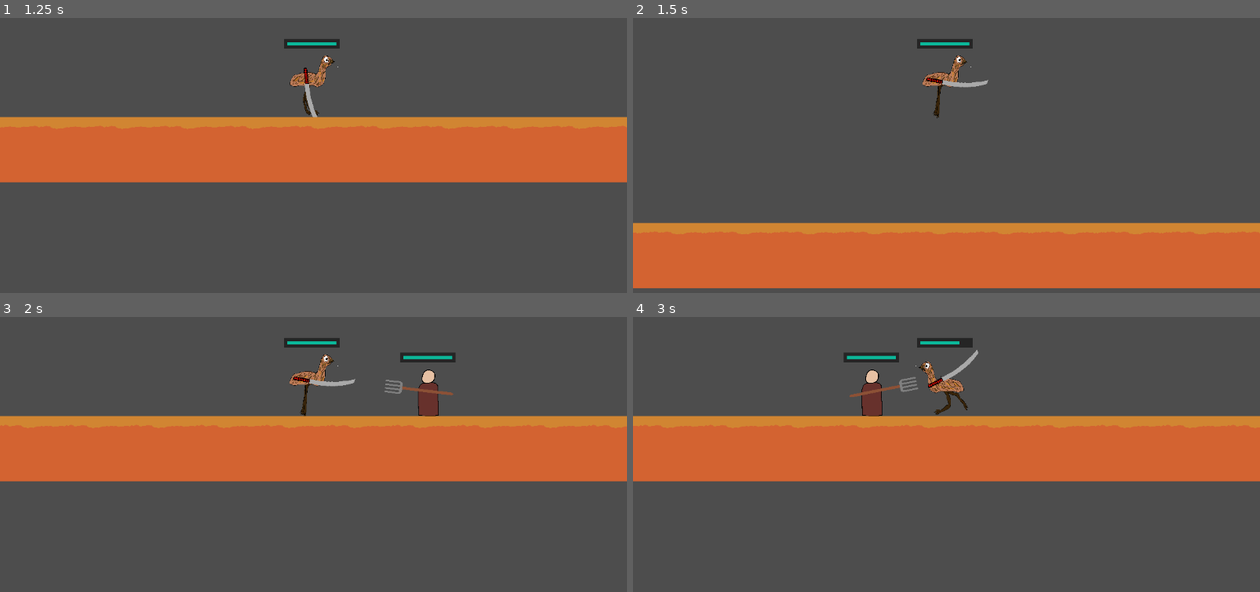
Above: before the commit, frames 1-4 (two rows, left to right).
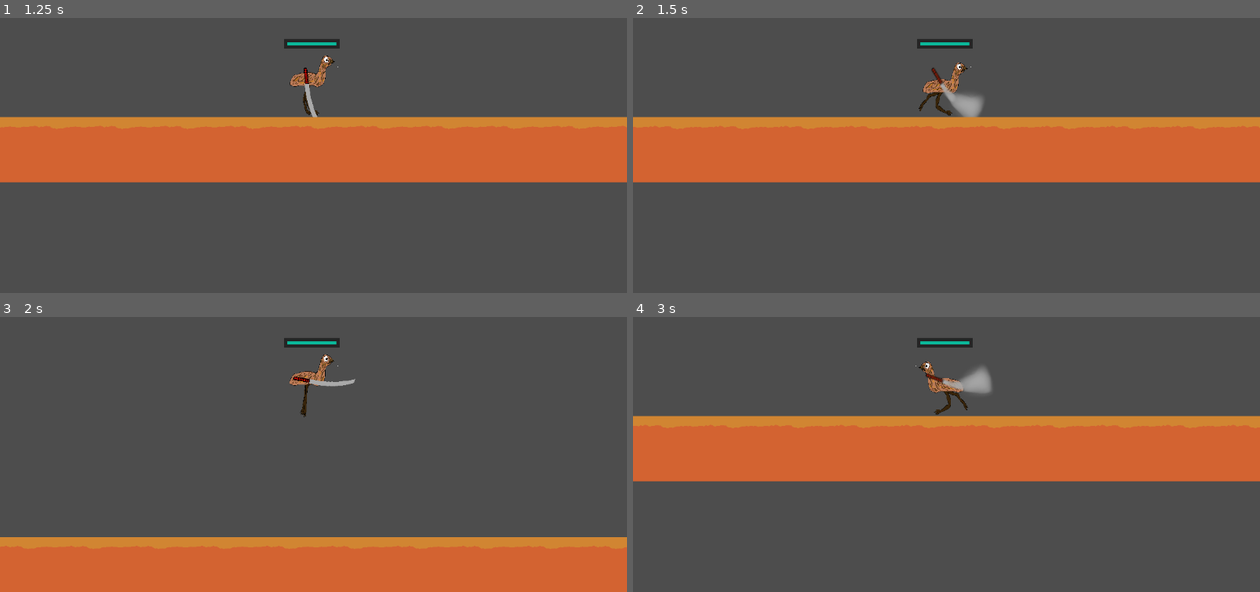
Above: after the commit, the same moments.

Repository: BastianLorsch/emu_game
Game: Godot game, scene res://scenes/game.tscn
Same seed, same stepped clock (60 frames per second), same inputs: the game is played once before the commit and once after it.
Inputs (mouse positions are in pixels of both pictures, inside the frame that each line leads up to):
- Up to frame 1 (1.25 s): click "START GAME" at 0.5 s
- Up to frame 2 (1.5 s): tap Enter (ui_accept) at 1.25 s; move the mouse to (1084, 100) at 1.27 s; hold D (move_right) from 1.28 s (still down); tap Space (attack, bound only after the commit) at 1.35 s
- Up to frame 3 (2 s): keep holding D (move_right); tap W (jump) at 1.52 s; click (451, 399) at 1.55 s
- Up to frame 4 (3 s): move the mouse to (821, 432) at 2.02 s; click (821, 432) at 2.1 s; tap W (jump) at 2.27 s; tap Space (attack, bound only after the commit) at 2.3, 2.85 s; move the mouse to (1009, 339) at 2.77 s; release D (move_right) at 2.78 s; hold A (move_left) from 2.78 s (still down)

Frame 1 is identical in both runs. In frame 2, 49% of the frame differs, in the area x 0-100%, y 13-99%; in frame 3, 45%; in frame 4, 1.5%.

Commit message:
spiel kann jetzt ohne Probleme und unendlich ofz.

Diff:
--- a/project.godot
+++ b/project.godot
@@ -23,8 +23,7 @@
 
 jump={
 "deadzone": 0.5,
-"events": [Object(InputEventKey,"resource_local_to_scene":fa …(140 unchanged characters)… d":false,"keycode":0,"physical_keycode":32,"key_label":0,"unicode":32,"location":0,"echo":false,"script":null)
-, Object(InputEventKey,"resource_local_to_scene":false,"resource_name":"","device":-1,"window_id":0,"alt_pressed":false,"shift_pressed":false,"ctrl_pressed":false,"meta_pressed":false,"pressed":false,"keycode":0,"physical_keycode":87,"key_label":0,"unicode":119,"location":0,"echo":false,"script":null)
+"events": [Object(InputEventKey,"resource_local_to_scene":fa …(140 unchanged characters)… d":false,"keycode":0,"physical_keycode":87,"key_label":0,"unicode":119,"location":0,"echo":false,"script":null)
 , Object(InputEventKey,"resource_local_to_scene":false,"resource_name":"","device":-1,"window_id":0,"alt_pressed":false …(186 unchanged characters)…
 ]
 }
@@ -53,7 +52,7 @@
 }
 attack={
 "deadzone": 0.5,
-"events": [Object(InputEventMouseButton,"resource_local_to_scene":false,"resource_name":"","device":-1,"window_id":0,"alt_pressed":false,"shift_pressed":false,"ctrl_pressed":false,"meta_pressed":false,"button_mask":1,"position":Vector2(55, 14),"global_position":Vector2(64, 60),"factor":1.0,"button_index":1,"canceled":false,"pressed":true,"double_click":false,"script":null)
+"events": [Object(InputEventKey,"resource_local_to_scene":false,"resource_name":"","device":-1,"window_id":0,"alt_pressed":false,"shift_pressed":false,"ctrl_pressed":false,"meta_pressed":false,"pressed":false,"keycode":0,"physical_keycode":32,"key_label":0,"unicode":32,"location":0,"echo":false,"script":null)
 ]
 }
 
--- a/scenes/player_weapon.tscn
+++ b/scenes/player_weapon.tscn
@@ -50,6 +50,7 @@
 disabled = true
 
 [node name="attack_cooldown" type="Timer" parent="."]
+wait_time = 0.3
 one_shot = true
 
 [node name="AnimatedSprite2D" type="AnimatedSprite2D" parent="."]
--- a/scripts/enemy.gd
+++ b/scripts/enemy.gd
@@ -46,4 +46,3 @@
 
 func _on_player_dead():
 	queue_free()
-	print("enemy killed")
--- a/scripts/enemy_holder.gd
+++ b/scripts/enemy_holder.gd
@@ -6,7 +6,7 @@
 func _ready() -> void:
 	SignalBus.enemy_spawner_position.connect(_instance_enemy)
 	spawn_timer.start()
-	_on_timer_timeout()
+	#_on_timer_timeout()
 
 
 func _instance_enemy(left, right):
@@ -18,7 +18,6 @@
 	var scene_enemy = load("res://scenes/enemy.tscn")
 	var instance_enemy = scene_enemy.instantiate()
 	add_child(instance_enemy)
-	print("enemy instanced   ", i)
 
 func _on_timer_timeout() -> void:
 	SignalBus.get_enemy_spawner_position.emit()
--- a/scripts/player_weapon.gd
+++ b/scripts/player_weapon.gd
@@ -12,7 +12,6 @@
 
 # Called every frame. 'delta' is the elapsed time since the previous frame.
 func _process(delta: float) -> void:
-
 	if !attacking:
 		look_at(get_global_mouse_position())
 		collision_shape.disabled = true
@@ -22,15 +21,16 @@
 		attack_cooldown.start()
 		collision_shape.disabled = false
 		attack_ani.play()
-		print(collision_shape.disabled)
 
 	if attack_ani.frame == 4:
 		attack_ani.stop()
 		attacking = false
 
+	print("attacking ", attacking)
+
 func _on_attack_cooldown_timeout() -> void:
 	attack_ready = true
-	print("attack ready")
+	# print("attack ready")
 
 func _on_body_entered(body: Node2D) -> void:
 	SignalBus.enemy_damaged.emit(20)
--- a/scripts/stateMachine/player_state_controled.gd
+++ b/scripts/stateMachine/player_state_controled.gd
@@ -80,5 +80,4 @@
 	regenerating = true
 
 func set_enemy_spawner_position():
-	print("set en spw pos")
 	SignalBus.enemy_spawner_position.emit(enemy_spawner_left.global_position.x, enemy_spawner_right.global_position.x)
--- a/scripts/stateMachine/run_state.gd
+++ b/scripts/stateMachine/run_state.gd
@@ -15,6 +15,9 @@
 	else:
 		player.change_state("IdleState")
 
+	if Input.is_action_just_pressed("attack") and !player_weapon.attacking and player_weapon.attack_ready:
+		player_weapon.attacking = true
+
 	if Input.is_action_just_pressed("jump") and  player.is_on_floor():
 		player.change_state("JumpState")
 
@@ -23,6 +26,3 @@
 
 	elif Input.is_action_just_pressed("roll") and  player.is_on_floor():
 		player.change_state("RollState")
-
-	elif Input.is_action_just_pressed("attack") and !player_weapon.attacking and player_weapon.attack_ready:
-		player_weapon.attacking = true
Not shown, added: export_presets.cfg
